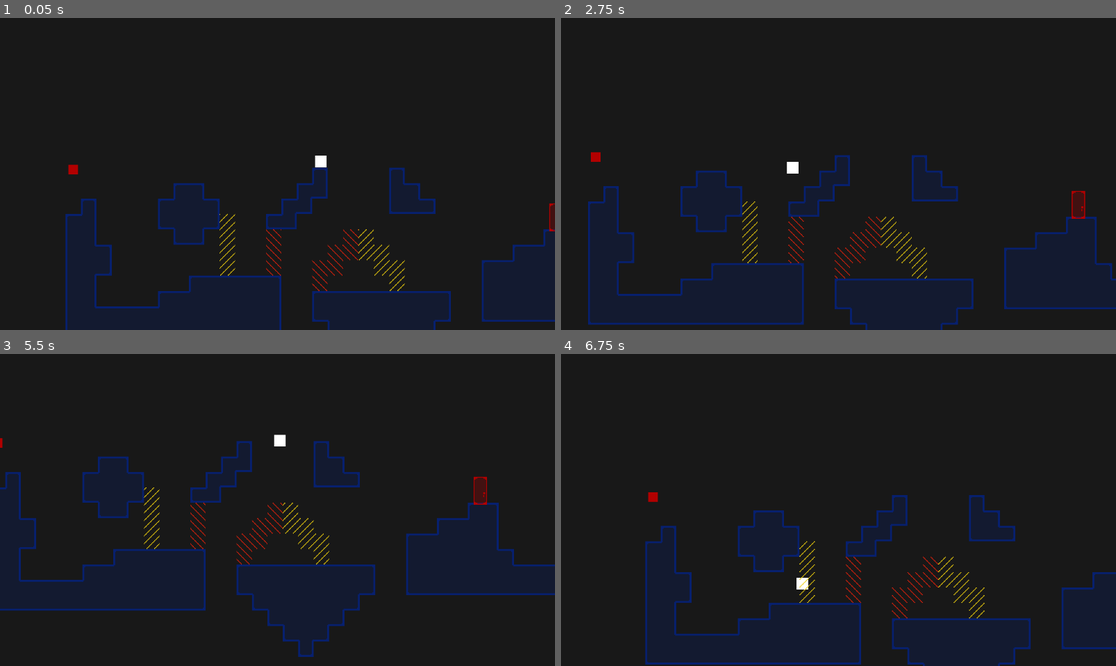
Above: before the commit, frames 1-4 (two rows, left to right).
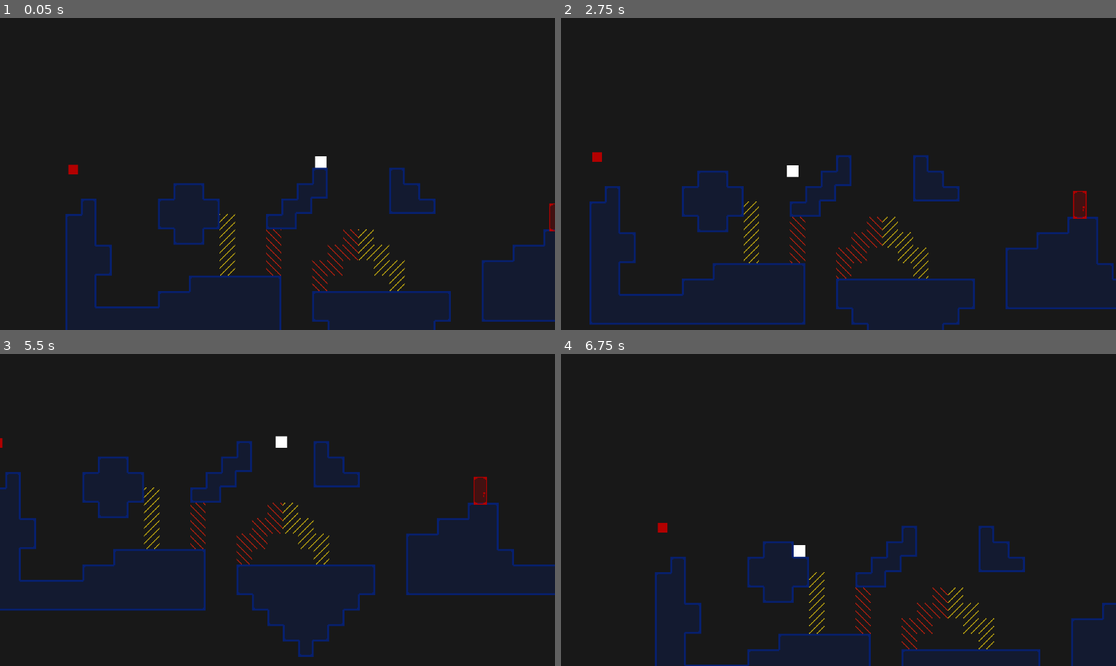
Above: after the commit, the same moments.

Repository: trainb0y/brackeys-2024-1
Game: Godot game, scene res://Scenes/test.tscn
The game is run twice, just before and just after one commit, with the same random seed, the same clock (stepped at 60 frames per second) and the same inputs.
Inputs:
- Up to frame 1 (0.05 s): no input
- Up to frame 2 (2.75 s): hold Right (player_right) 0.53-2.03 s; tap E (player_use) at 0.6, 1.35, 2.1 s; tap Space (player_jump) at 0.77, 1.52 s; hold Left (player_left) from 2.03 s (still down)
- Up to frame 3 (5.5 s): release Left (player_left) at 2.78 s; hold Right (player_right) 2.78-4.28 s; tap E (player_use) every 0.75 s from 2.85 to 5.1 s; tap Space (player_jump) at 3.02, 3.77, 4.52 s; hold Left (player_left) 4.28-5.03 s; hold Right (player_right) from 5.03 s (still down)
- Up to frame 4 (6.75 s): release Right (player_right) at 5.78 s; hold Left (player_left) from 5.78 s (still down); tap E (player_use) at 5.85, 6.6 s; tap Space (player_jump) at 6.02 s

The runs differ from the first frame. In frame 1, less than 0.1% of the frame differs, in the area x 56-59%, y 44-49%; in frame 2, 2.8%; in frame 3, less than 0.1%; in frame 4, 5.4%, in the area x 15-100%, y 44-100%.

Commit message:
fix death insanity

Diff:
--- a/Scenes/death.gd
+++ b/Scenes/death.gd
@@ -3,4 +3,6 @@
 @onready var player: Player = get_parent()
 
 func _on_body_entered(body: Node2D):
+	if body is Player: return
+	print("DEATH! " + body.name)
 	player.die()
